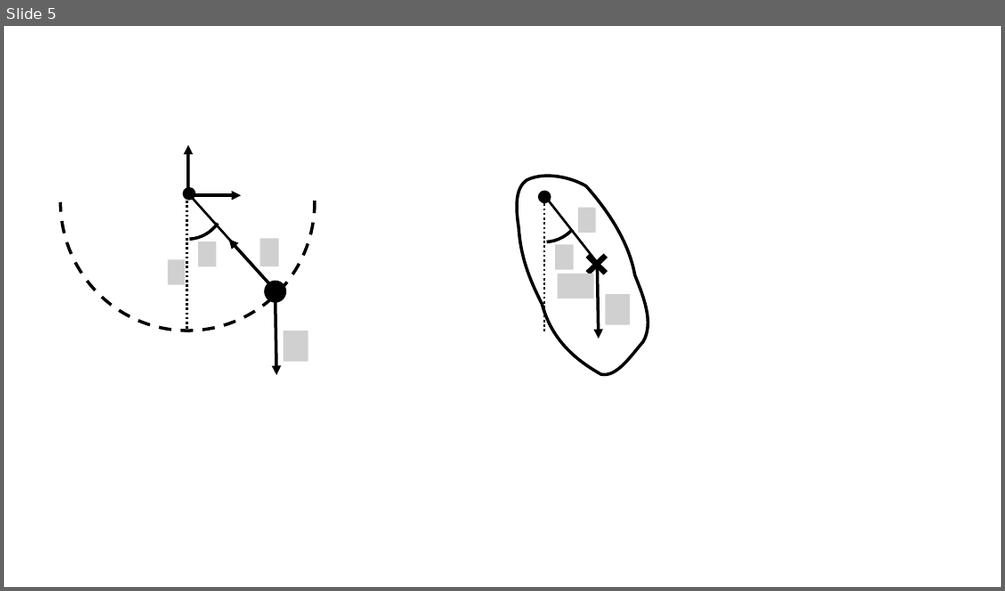
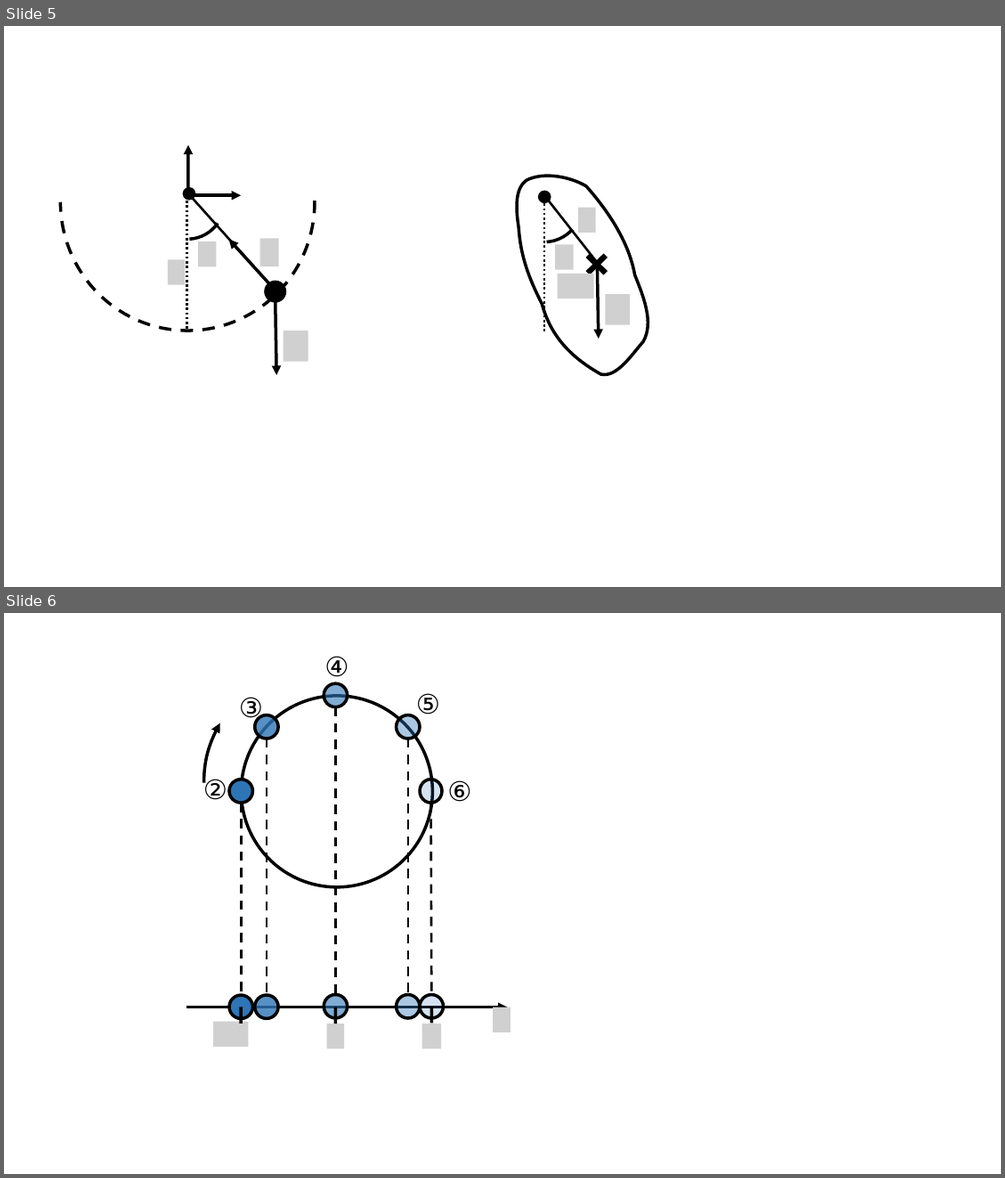
Before and after one commit to OSTP/PhysicsArtofModelling, a slide deck: tex/figures/SimpleHarmonicMotion/Figures.pptx. Shown one above the other, each under a label of ours: slide 5 before the commit, slides 5 and 6 after it. The pictures are 1005x591 and 1005x1178 pixels, drawn with LibreOffice and Linux fonts; fonts in the diff are those of the drawing; grey boxes stand for pictures; background and template pictures are left out. Boxes give left, top, right and bottom in pixels: in the first picture for what was removed or moved away, otherwise in the second. Text is boxed around its words. In the diff, an @@ line names an element or a change of style, - is before the commit and + after.

```diff
--- a/tex/figures/SimpleHarmonicMotion/Figures.pptx
+++ b/tex/figures/SimpleHarmonicMotion/Figures.pptx
@@ slide 6 added at [4, 613, 1001, 1174], background #FFFFFF @@
@@ group added at [186, 656, 510, 1049]: 11 ellipses, 8 lines, 5 texts, 4 pictures, 1 arrow, 1 arc (boxed as its full ellipse) @@
+②
+③
+④
+⑤
+⑥
```
Also in this commit, not shown: 8 other files.
